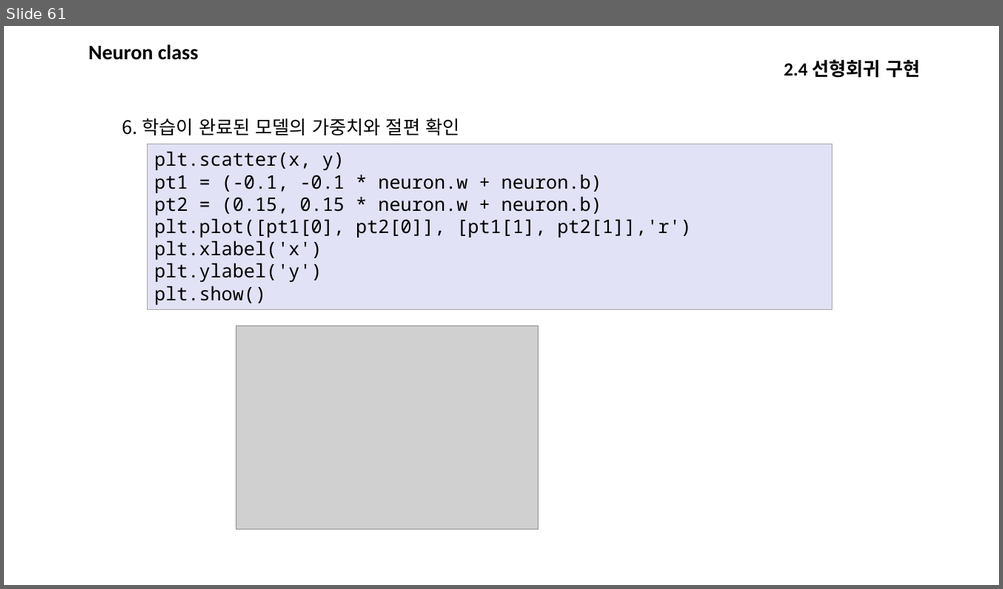
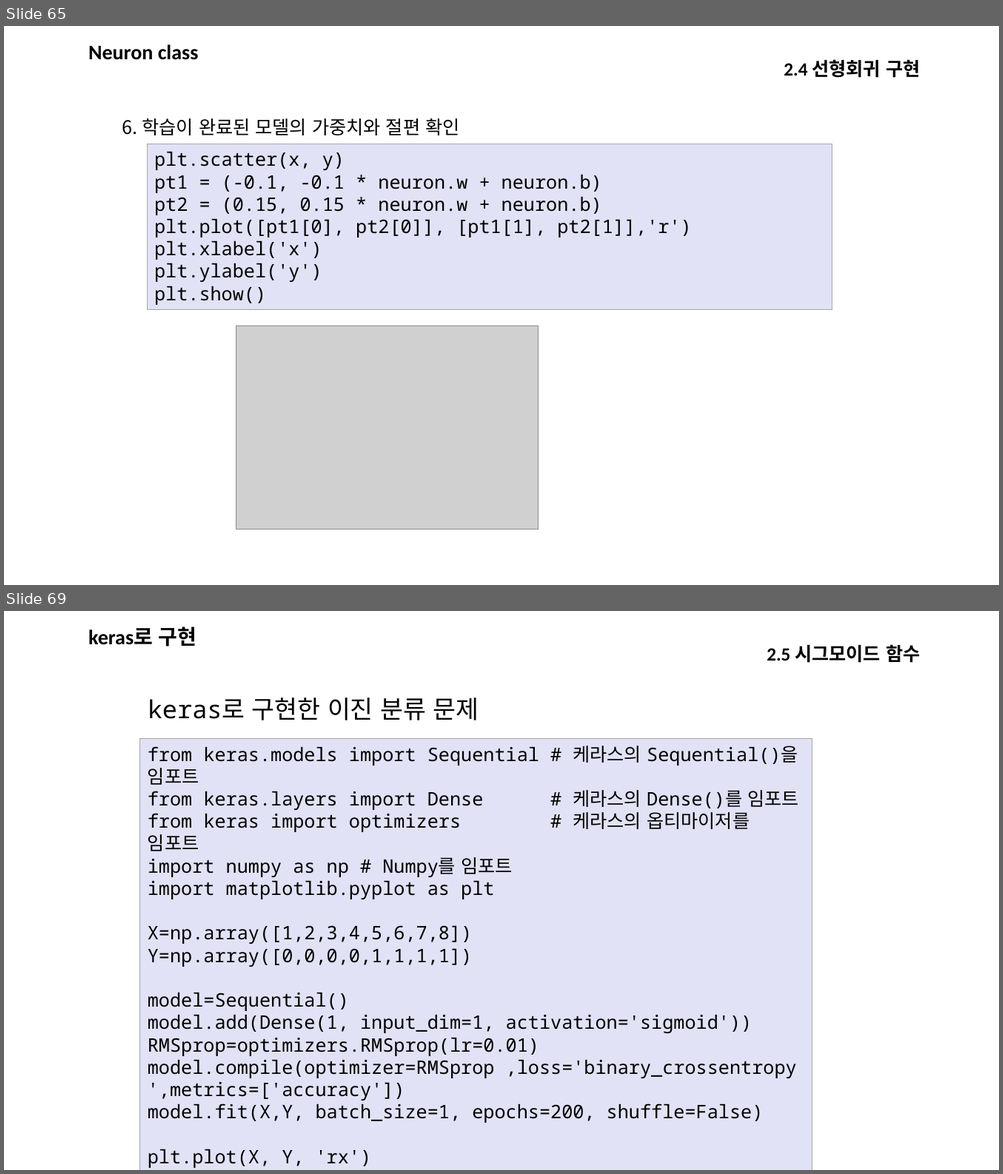
Before and after one commit to kjungmo/SBA2020_dataScience, a slide deck: 데이터분석.pptx. Shown one above the other, each under a label of ours: slide 61 before the commit, slides 65 and 69 after it; the slides between them are not shown. The pictures are 1003x589 and 1003x1174 pixels, drawn with LibreOffice and Linux fonts; fonts in the diff are those of the drawing; grey boxes stand for pictures. Boxes give left, top, right and bottom in pixels: in the first picture for what was removed or moved away, otherwise in the second. Text is boxed around its words. In the diff, an @@ line names an element or a change of style, - is before the commit and + after.

```diff
--- a/데이터분석.pptx
+++ b/데이터분석.pptx
@@ slide 69 added at (x1=4, y1=611, x2=999, y2=1170), background #FFFFFF @@
@@ text added at (x1=88, y1=627, x2=197, y2=647), 20 pt, text #000000, bold @@
+keras로 구현
@@ text added at (x1=766, y1=644, x2=919, y2=663), 18 pt, text #000000, bold @@
+2.5 시그모이드 함수
@@ text added at (x1=148, y1=698, x2=479, y2=721), 24 pt, text #000000 @@
+keras로 구현한 이진 분류 문제
@@ rectangle added at (x1=140, y1=738, x2=812, y2=1170), fill #E2E2F6, outline #A6A6A6 0.75 pt, 18 pt, text #000000 @@
+from keras.models import Sequential # 케라스의 Sequential()을 임포트
+from keras.layers import Dense # 케라스의 Dense()를 임포트
+from keras import optimizers # 케라스의 옵티마이저를 임포트
+import numpy as np # Numpy를 임포트
+import matplotlib.pyplot as plt
+X=np.array([1,2,3,4,5,6,7,8])
+Y=np.array([0,0,0,0,1,1,1,1])
+model=Sequential()
+model.add(Dense(1, input_dim=1, activation='sigmoid'))
+RMSprop=optimizers.RMSprop(lr=0.01)
+model.compile(optimizer=RMSprop ,loss='binary_crossentropy',metrics=['accuracy'])
+model.fit(X,Y, batch_size=1, epochs=200, shuffle=False)
+plt.plot(X, Y, 'rx')
+print(X)
+print(model.predict(X))
+plt.show()
@@ what was slide 61 is now slide 65 @@
```
Also in this commit, not shown: 9 slides changed, 43 other slides added.
